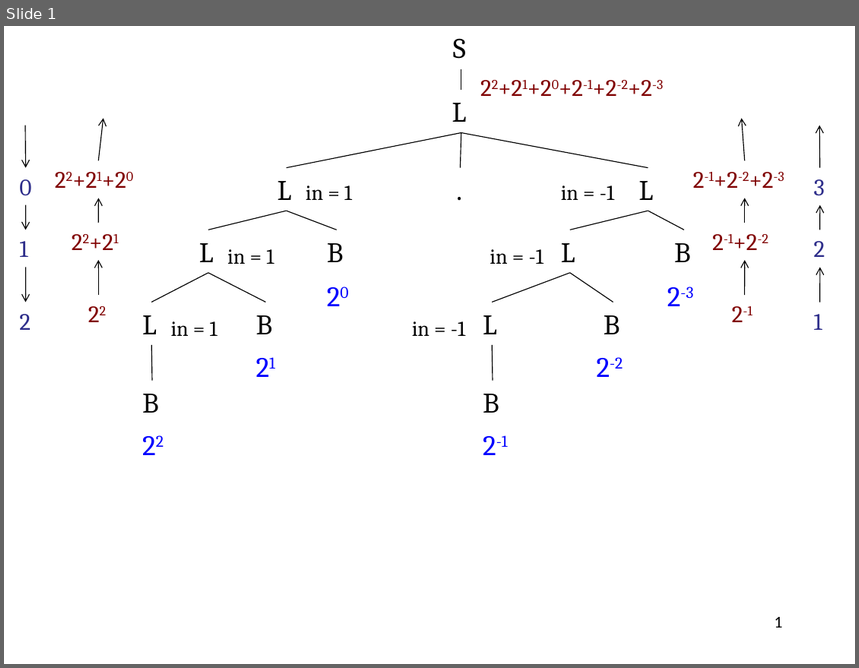
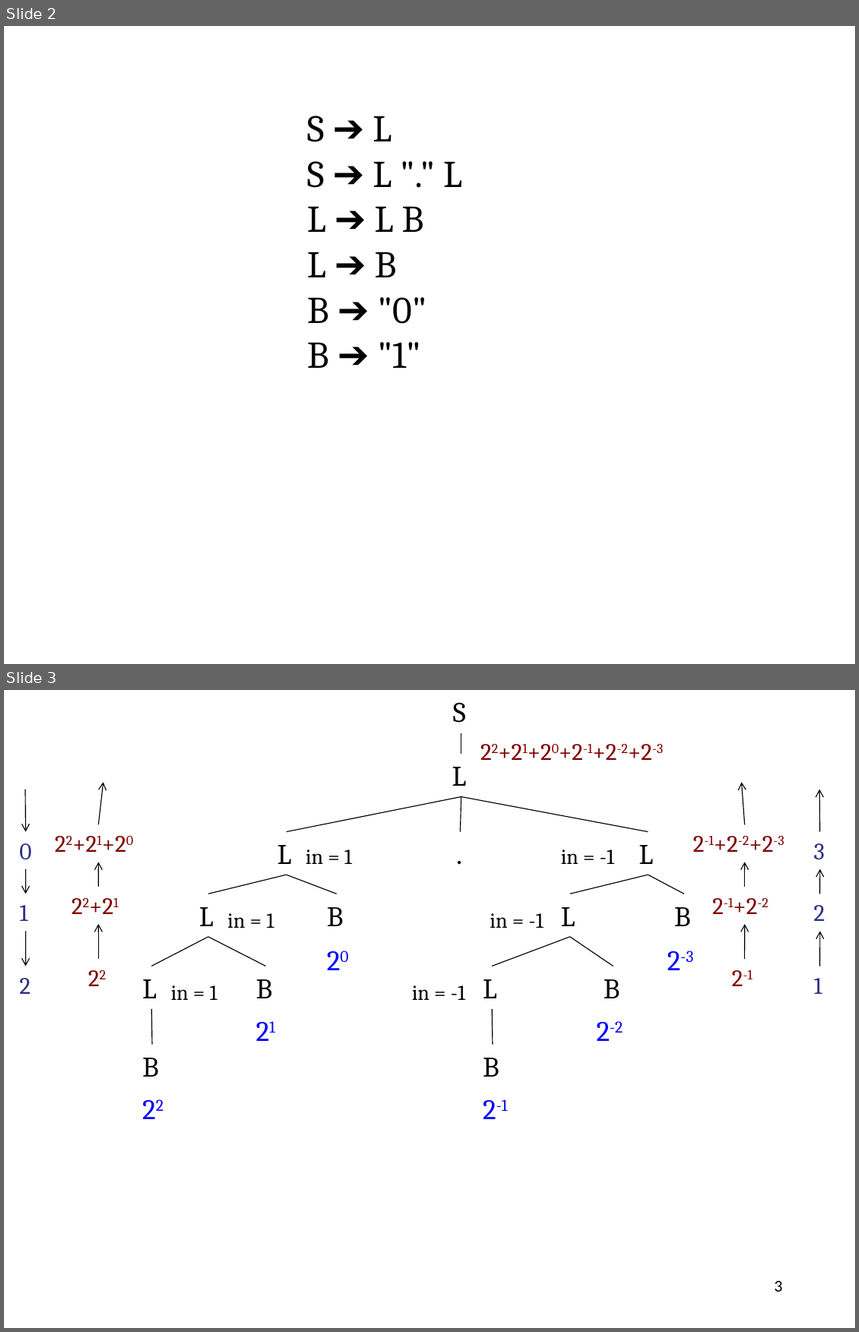
Before and after one commit to anoopsarkar/compilers-class, a slide deck: assets/ppt/parsing/fracbits.pptx. Shown one above the other, each under a label of ours: slide 1 before the commit, slides 2 and 3 after it. The pictures are 859x668 and 859x1332 pixels, drawn with LibreOffice and Linux fonts; fonts in the diff are those of the drawing. Boxes give left, top, right and bottom in pixels: in the first picture for what was removed or moved away, otherwise in the second. Text is boxed around its words. In the diff, an @@ line names an element or a change of style, - is before the commit and + after.

```diff
--- a/assets/ppt/parsing/fracbits.pptx
+++ b/assets/ppt/parsing/fracbits.pptx
@@ slide 2 added at (4, 26, 855, 664), background #FFFFFF @@
@@ text added at (307, 116, 462, 368), 32 pt, text #000000 @@
+S ➔ L
+S ➔ L "." L
+L ➔ L B
+L ➔ B
+B ➔ "0"
+B ➔ "1"
@@ what was slide 1 is now slide 3 @@
@@ page number at (775, 1281, 783, 1292): text changed @@
-1
+3
```
Also in this commit, not shown: 1 other slide added, 1 other file.
